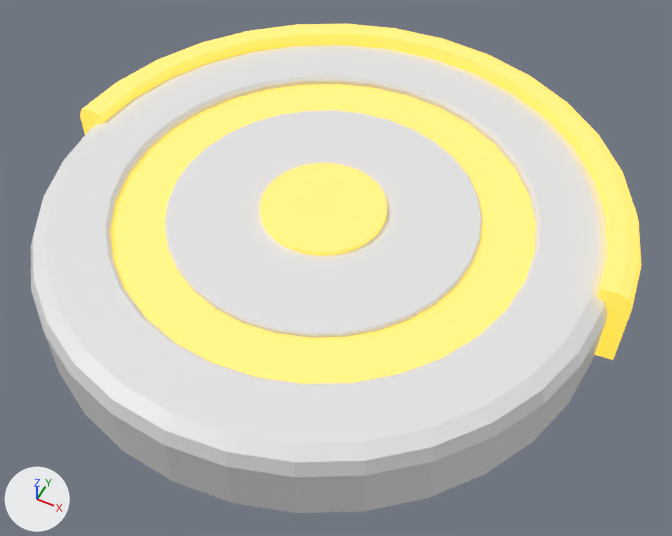
A saved change to the FBX model Assets/Models/robot.fbx.
One viewpoint serves both versions: a 50 mm camera at (0.742, -1.418, 1.664) aimed at (0.05, -0.034, -0.066). The axes (+X, +Y, +Z) are drawn at lower left. The lights are the same throughout. Where no turn or scale is listed for an object, it has been applied to the vertices.

The older version as bpy lines, for what is in view:
```python
mat_accent = principled_material('Accent')
mat_accent.base_color = (0.246, 0.246, 0.246)  # grey #888888
mat_accent.emission_color = (1.0, 0.678, 0.0)  # yellow #ffd700
mat_accent.emission_strength = 1.0
me_cylinder_002 = bpy.data.meshes.new('Cylinder.002')
me_cylinder_002.from_pydata(...)  # 486 vertices, 452 faces; spans x -0.743..0.743, y -0.7..0.764, z -0.106..0.119
# faces by material slot: [289, 163]
me_cylinder_002.materials.append(mat_body)  # white #e7e7e7
me_cylinder_002.materials.append(mat_accent)  # grey #888888
ob_cylinder = bpy.data.objects.new('Cylinder', me_cylinder_002)
ob_cylinder.location = (0.0, 0.0, 0.0)
```
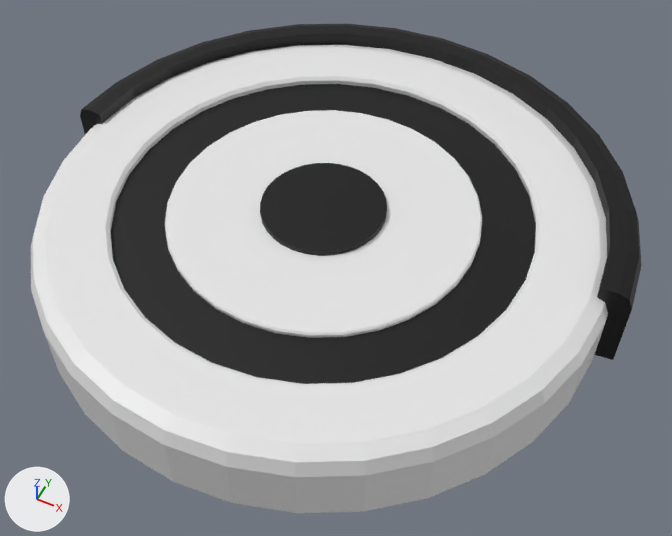
Boxes [x1, y1, x2, y2] around the edits, measured in the pictures (672 x 536 px):
'Cylinder', recoloured, surface changed (yellow to black): [80, 24, 641, 388] in both

Patch to the scene script:
```diff
--- a/Assets/Models/robot.fbx.py
+++ b/Assets/Models/robot.fbx.py
@@ mat_accent @@
 mat_accent = principled_material('Accent')
-mat_accent.base_color = (0.246, 0.246, 0.246)  # grey #888888
-mat_accent.emission_color = (1.0, 0.678, 0.0)  # yellow #ffd700
-mat_accent.emission_strength = 1.0
+mat_accent.base_color = (0.0, 0.0, 0.0)  # black #000000
```
